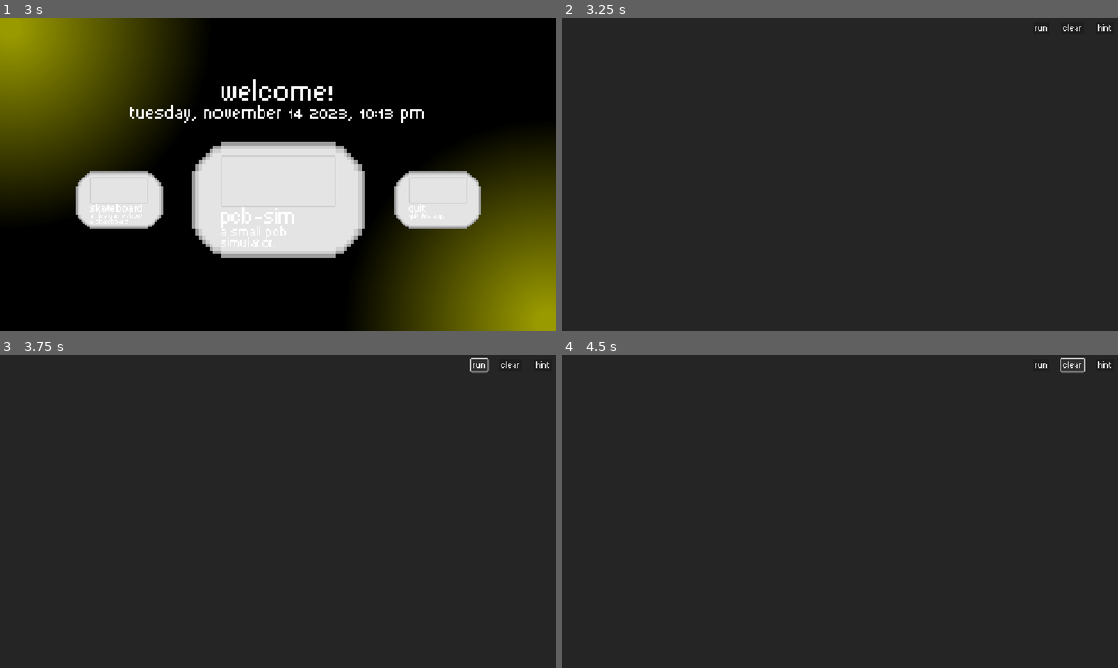
Above: before the commit, frames 1-4 (two rows, left to right).
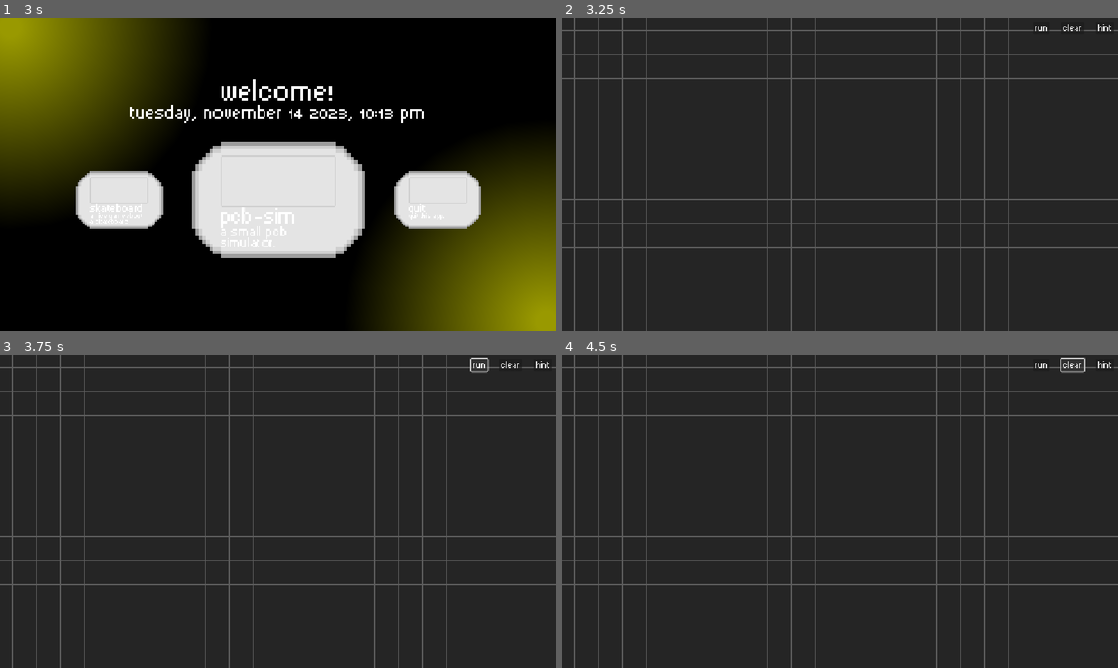
Above: after the commit, the same moments.

Repository: RafaeloxMC/giftbox
Game: Godot game, scene res://scenes/ui/loading.tscn
Two runs of this game, one before a commit and one after it. Both use one fixed random seed, a clock stepped at 60 frames per second and the inputs below.
Inputs (mouse positions are in pixels of both pictures, inside the frame that each line leads up to):
- Up to frame 1 (3 s): tap Enter (ui_accept) at 0.5, 0.77, 1.25, 1.52, 2 s; hold Right (ui_right) 0.53-2.03 s; click (278, 174) at 0.6 s; move the mouse to (166, 190) at 1.27 s; tap Alt at 1.35 s; click (166, 190) at 1.42 s; move the mouse to (333, 105) at 2.02 s; hold Left (ui_left) 2.03-2.78 s; tap Shift at 2.1 s; click (333, 105) at 2.17 s; move the mouse to (278, 199) at 2.77 s; hold Right (ui_right) from 2.78 s (still down); click (278, 199) at 2.85 s
- Up to frame 2 (3.25 s): keep holding Right (ui_right); tap Enter (ui_accept) at 3.02 s
- Up to frame 3 (3.75 s): release Right (ui_right) at 3.5 s; click "Run" at 3.5 s
- Up to frame 4 (4.5 s): click "Clear" at 4.25 s

Frame 1 is identical in both runs. In frame 2, 4.1% of the frame differs, in the area x 0-100%, y 0-100%; in frame 3, 4.1%; in frame 4, 4.1%.

Commit message:
Create grid component

Diff:
--- a/scenes/pcb.tscn
+++ b/scenes/pcb.tscn
@@ -1,5 +1,6 @@
-[gd_scene load_steps=2 format=3 uid="uid://b5826qe06yewk"]
+[gd_scene load_steps=3 format=3 uid="uid://b5826qe06yewk"]
 
+[ext_resource type="PackedScene" uid="uid://yioqbvieu2ja" path="res://scenes/ui/grid.tscn" id="1_4oelj"]
 [ext_resource type="Theme" uid="uid://ba5kc6y2xcxwb" path="res://assets/themes/theme.tres" id="1_efhn6"]
 
 [node name="Pcb" type="Control"]
@@ -13,6 +14,13 @@
 color = Color(0.14406255, 0.14406255, 0.14406255, 1)
 
 [node name="Board" type="Node2D" parent="."]
+
+[node name="Grid" parent="Board" instance=ExtResource("1_4oelj")]
+offset_right = 1152.0
+offset_bottom = 648.0
+space_between_x = 50
+space_between_y = 50
+grid_color = Color(0.3665946, 0.3665946, 0.36659458, 1)
 
 [node name="UI" type="Control" parent="."]
 anchors_preset = 0
--- /dev/null
+++ b/scenes/ui/grid.tscn
@@ -0,0 +1,20 @@
+[gd_scene load_steps=2 format=3 uid="uid://yioqbvieu2ja"]
+
+[ext_resource type="Script" uid="uid://bgbwxyyex76hb" path="res://scripts/ui/grid.gd" id="1_jdipy"]
+
+[node name="Grid" type="Control"]
+layout_mode = 3
+anchors_preset = 15
+anchor_right = 1.0
+anchor_bottom = 1.0
+grow_horizontal = 2
+grow_vertical = 2
+mouse_filter = 2
+script = ExtResource("1_jdipy")
+
+[node name="ColorRect" type="ColorRect" parent="."]
+layout_mode = 0
+offset_right = 1152.0
+offset_bottom = 648.0
+mouse_filter = 2
+color = Color(1, 1, 1, 0)
--- /dev/null
+++ b/scripts/ui/grid.gd
@@ -0,0 +1,29 @@
+extends Control
+
+@export var space_between_x: int = 10
+@export var space_between_y: int = 10
+@export var grid_color: Color = Color(1.0, 1.0, 1.0, 1.0)
+
+func _ready() -> void:
+	var width = self.size.x
+	var height = self.size.y
+
+	var i = width / space_between_x
+
+	for j in range(i):
+		var colorrect = ColorRect.new()
+		colorrect.position.x = j * space_between_x + space_between_x / 2.0
+		colorrect.position.y = 0
+		colorrect.size.x = 1
+		colorrect.size.y = height
+		colorrect.color = grid_color
+		self.add_child(colorrect)
+
+	for j in range(i):
+		var colorrect = ColorRect.new()
+		colorrect.position.y = j * space_between_y + space_between_y / 2.0
+		colorrect.position.x = 0
+		colorrect.size.y = 1
+		colorrect.size.x = width
+		colorrect.color = grid_color
+		self.add_child(colorrect)
Not shown, added: scripts/ui/grid.gd.uid
